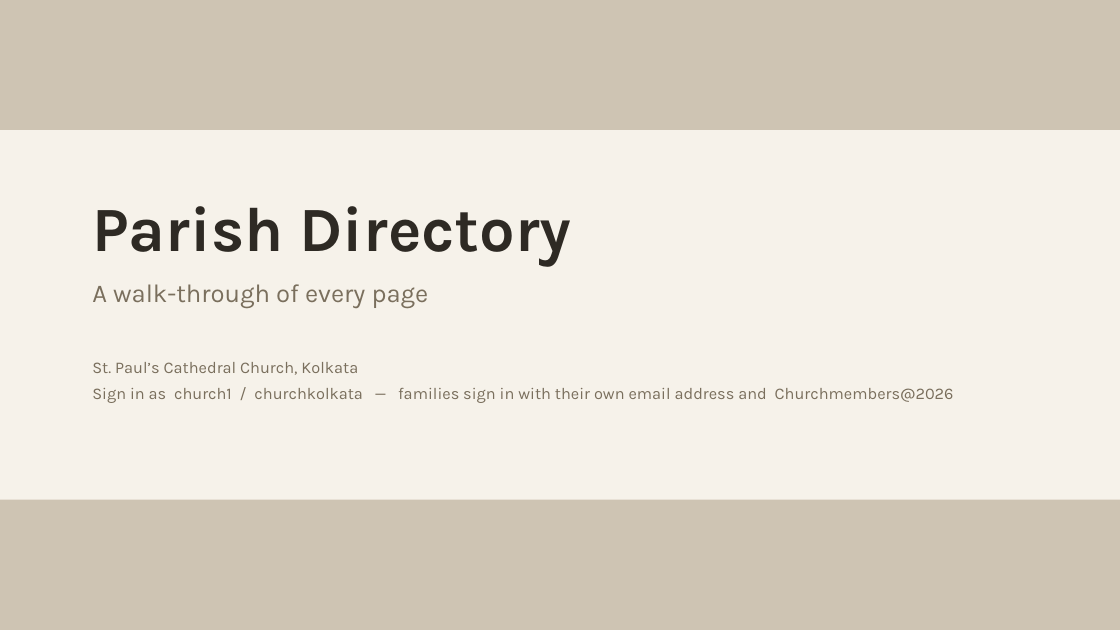
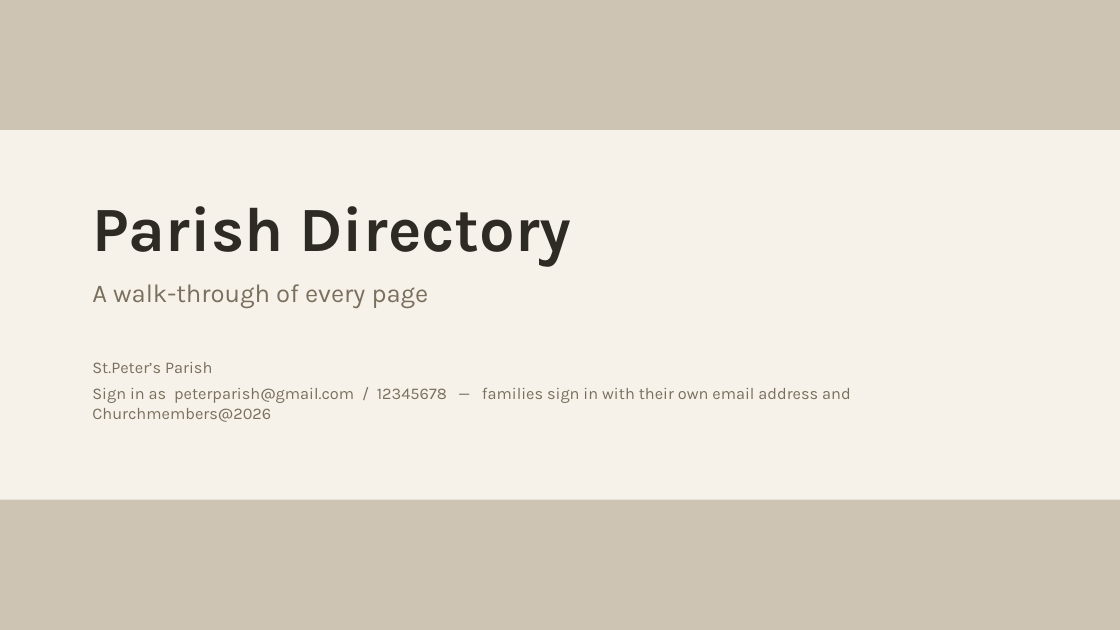
Before and after one commit to Abhisheksingh0301/Parish-directory, a slide deck: slide 1 of Parish-Directory-Walkthrough.pptx. Drawn at 1120x630 pixels with LibreOffice and Linux fonts; fonts in the diff are those of the drawing. Boxes give left, top, right and bottom in pixels: in the first picture for what was removed or moved away, otherwise in the second. Text is boxed around its words. In the diff, an @@ line names an element or a change of style, - is before the commit and + after.

```diff
--- a/Parish-Directory-Walkthrough.pptx
+++ b/Parish-Directory-Walkthrough.pptx
@@ text at [92,362,851,422]: text changed @@
-St. Paul’s Cathedral Church, Kolkata
-Sign in as church1 / churchkolkata — families sign in with their own email address and Churchmembers@2026
+St.Peter’s Parish
+Sign in as peterparish@gmail.com / 12345678 — families sign in with their own email address and Churchmembers@2026
```
Also in this commit, not shown: 16 other slides changed, 32 other files.
